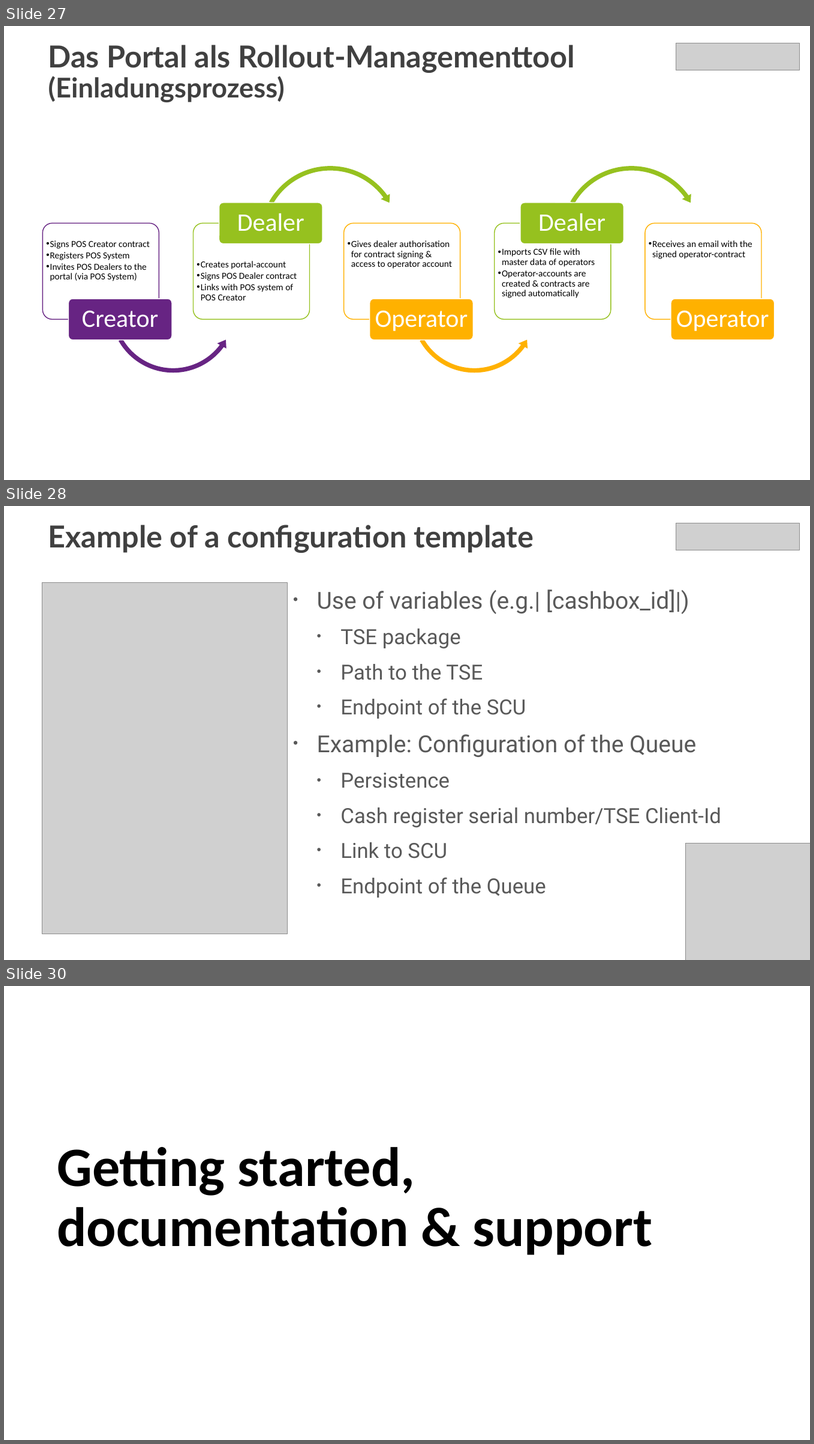
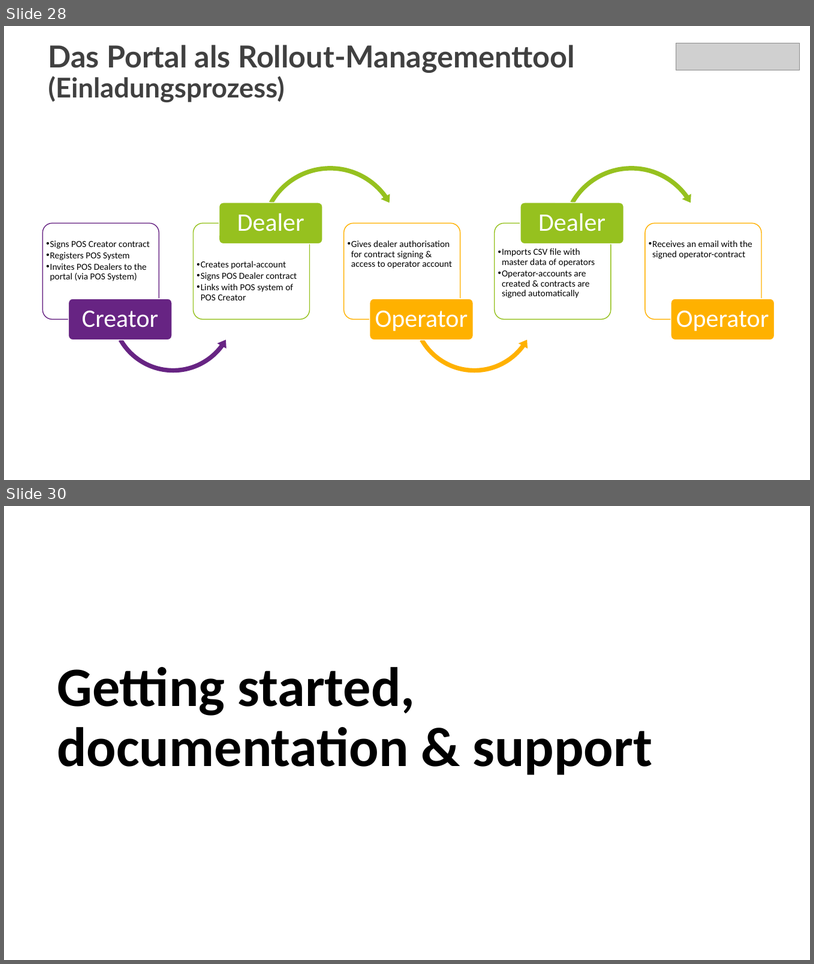
Before and after one commit to fiskaltrust/getting-started, a slide deck: poscreators/presentations/technical-onboarding-creator-en.pptx. Shown one above the other, each under a label of ours: slides 27, 28 and 30 before the commit, slides 28 and 30 after it; the slides between them are not shown. The pictures are 814x1444 and 814x964 pixels, drawn with LibreOffice and Linux fonts; fonts in the diff are those of the drawing; grey boxes stand for pictures; background and template pictures are left out. Boxes give left, top, right and bottom in pixels: in the first picture for what was removed or moved away, otherwise in the second. Text is boxed around its words. In the diff, an @@ line names an element or a change of style, - is before the commit and + after.

```diff
--- a/poscreators/presentations/technical-onboarding-creator-en.pptx
+++ b/poscreators/presentations/technical-onboarding-creator-en.pptx
@@ slide 28 removed at (4,506,810,960), background #FFFFFF @@
@@ picture removed at (676,523,800,550) @@
@@ title removed at (48,525,534,552) @@
-Example of a configuration template
@@ picture removed at (42,582,287,933) @@
@@ text removed at (317,589,722,897) @@
-• Use of variables (e.g.| [cashbox_id]|)
-  • TSE package
-  • Path to the TSE
-  • Endpoint of the SCU
-• Example: Configuration of the Queue
-  • Persistence
-  • Cash register serial number/TSE Client-Id
-  • Link to SCU
-  • Endpoint of the Queue
@@ picture removed at (686,843,810,960) @@
@@ what was slide 27 is now slide 28 @@
```
Also in this commit, not shown: 13 slides changed, 2 slides added, 1 other slide removed, 22 other files.
